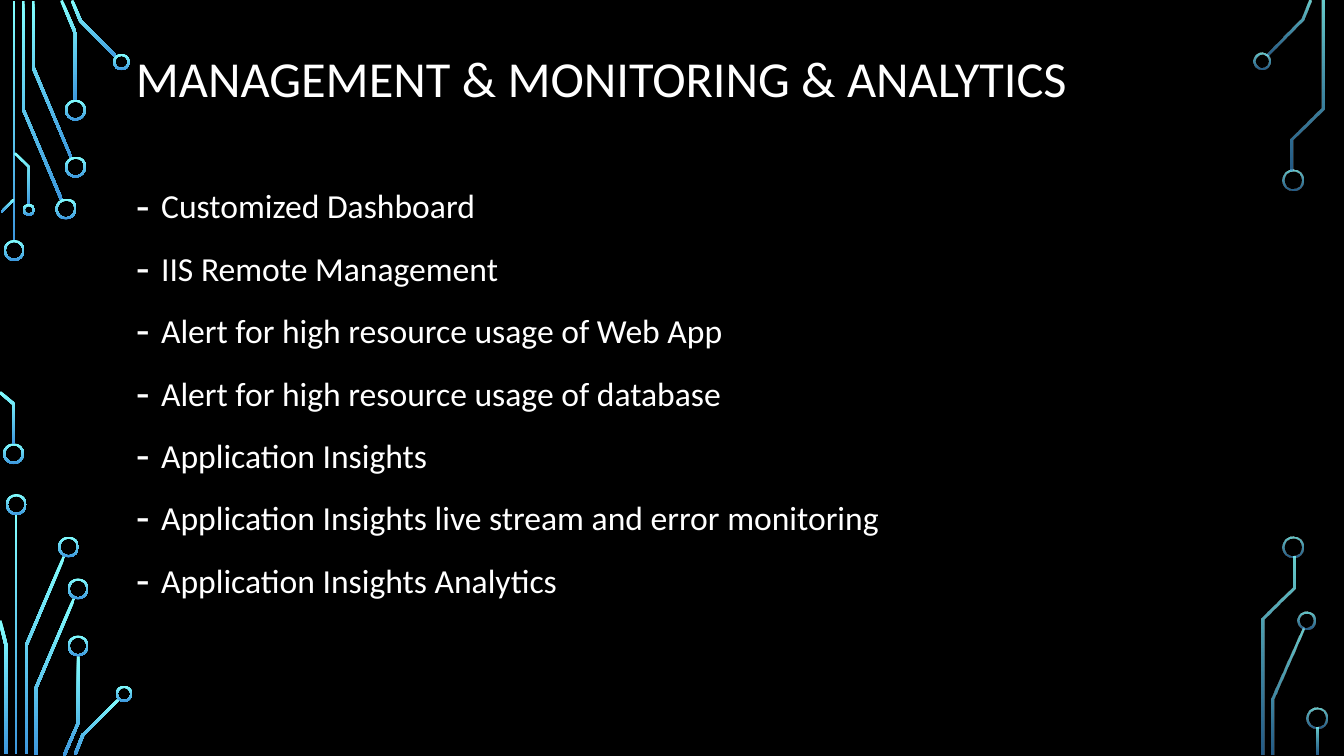
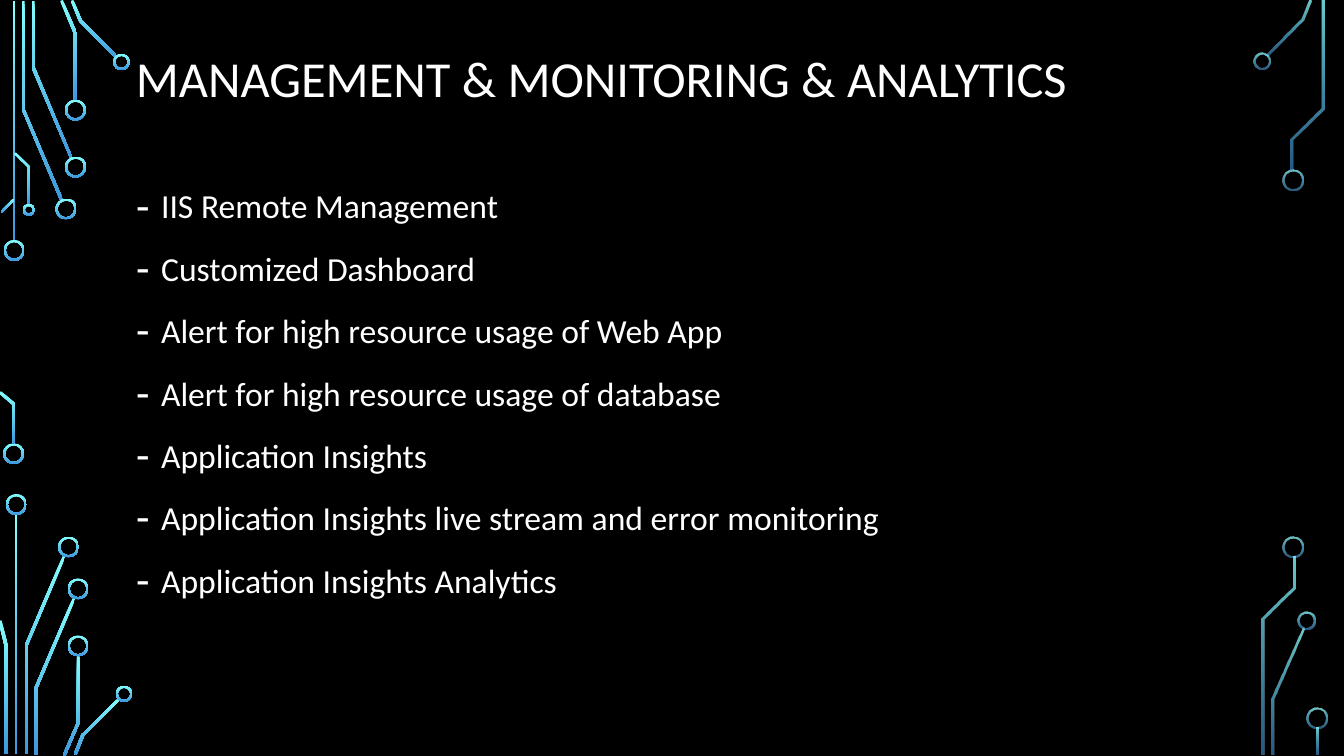
Before and after one commit to chenghao1983/c6c1d99d-502e-4a47-b8f5-35181e48b4fa_PT4, a slide deck: slide 5 of Doc/Active Learning on the Cloud - PT4.pptx. Drawn at 1344x756 pixels with LibreOffice and Linux fonts; fonts in the diff are those of the drawing; background and template pictures are left out. Boxes give left, top, right and bottom in pixels: in the first picture for what was removed or moved away, otherwise in the second. Text is boxed around its words. In the diff, an @@ line names an element or a change of style, - is before the commit and + after.

```diff
--- a/Doc/Active Learning on the Cloud - PT4.pptx
+++ b/Doc/Active Learning on the Cloud - PT4.pptx
@@ text at <box>161,196,498,224</box>: paragraph added @@
+– IIS Remote Management
@@ text at <box>161,259,498,287</box>: paragraph removed @@
-– IIS Remote Management
```
Also in this commit, not shown: 1 other slide changed.
